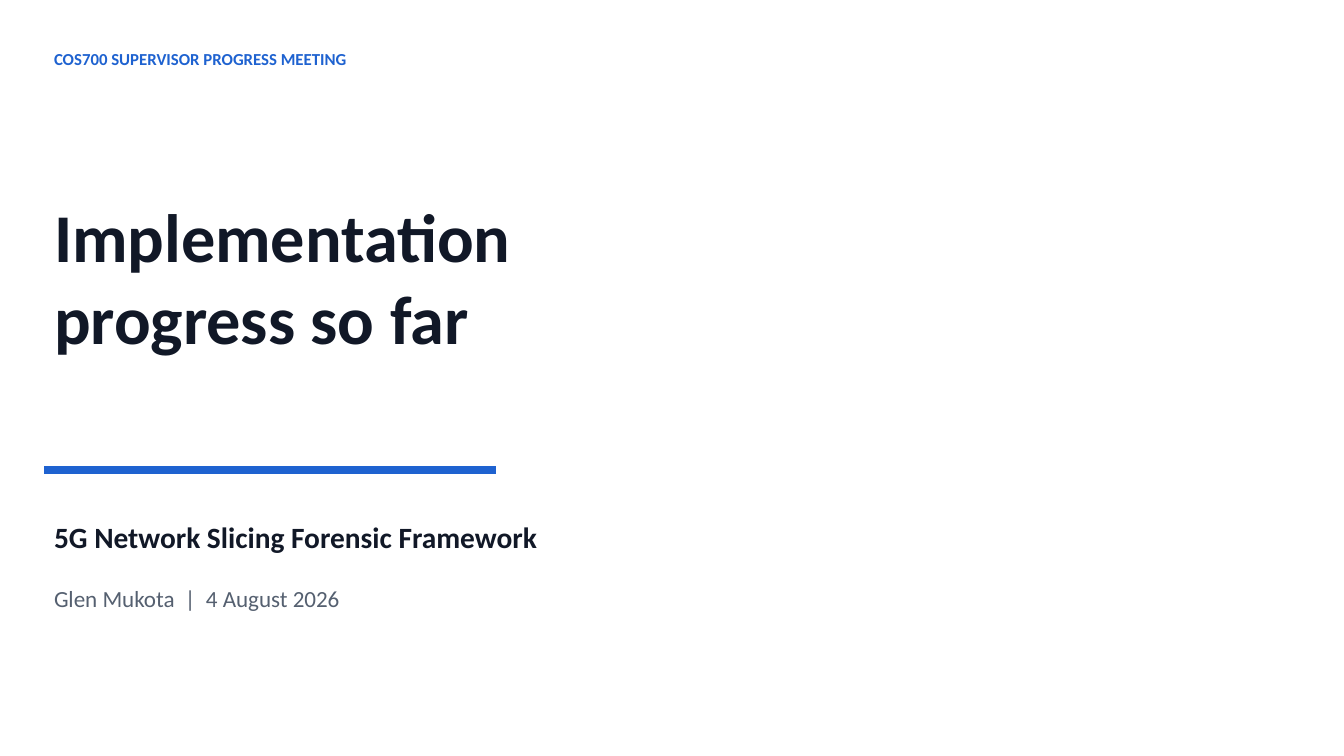
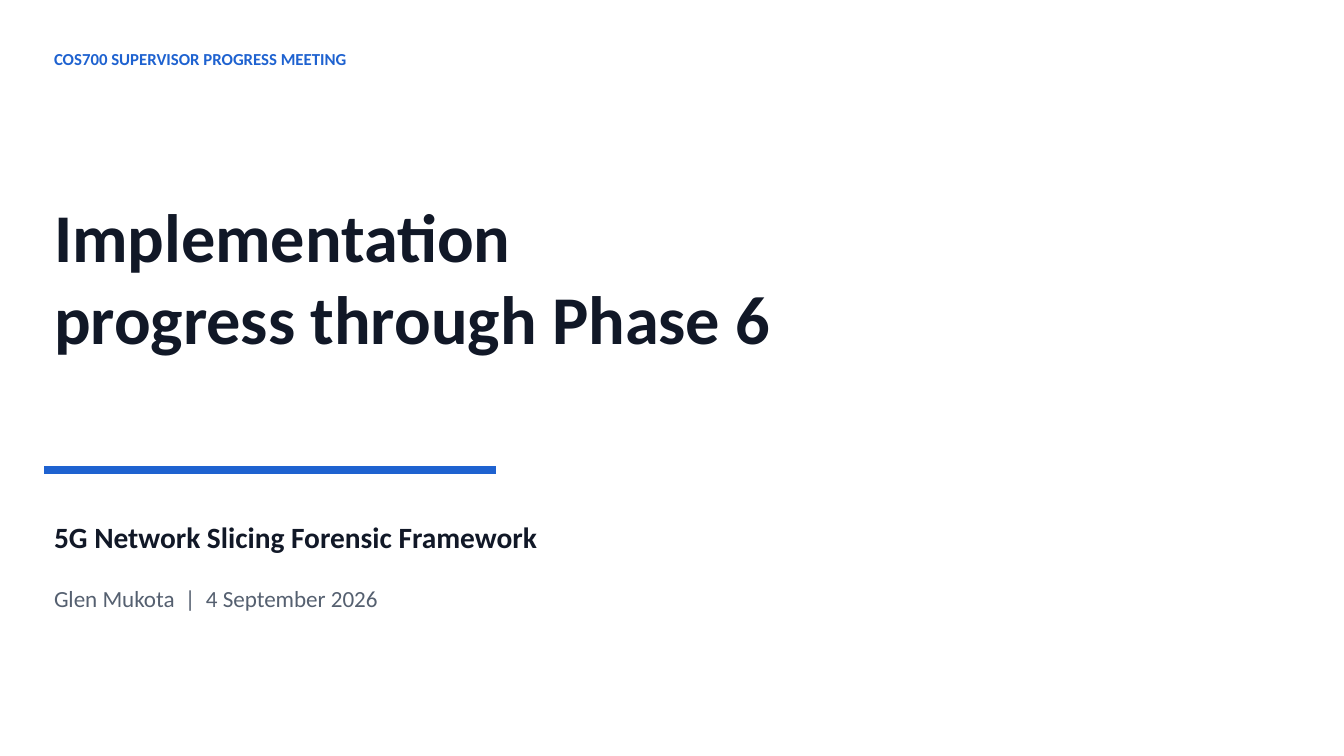
Before and after one commit to glen-mukota/adaptive-forensic-framework-5g-network-slicing, a slide deck: slide 1 of docs/Mukota_Implementation_Progress_Presentation.pptx. Drawn at 1344x756 pixels with LibreOffice and Linux fonts; fonts in the diff are those of the drawing. Boxes give left, top, right and bottom in pixels: in the first picture for what was removed or moved away, otherwise in the second. Text is boxed around its words. In the diff, an @@ line names an element or a change of style, - is before the commit and + after.

Commit message:
Implement Phase 6 controlled evaluation

```diff
--- a/docs/Mukota_Implementation_Progress_Presentation.pptx
+++ b/docs/Mukota_Implementation_Progress_Presentation.pptx
@@ text at [54,296,771,356]: text changed @@
-progress so far
+progress through Phase 6
@@ text at [54,591,378,611]: text changed @@
-Glen Mukota | 4 August 2026
+Glen Mukota | 4 September 2026
```
Also in this commit, not shown: 2 other slides changed, 4 slides added, 6 other files.
